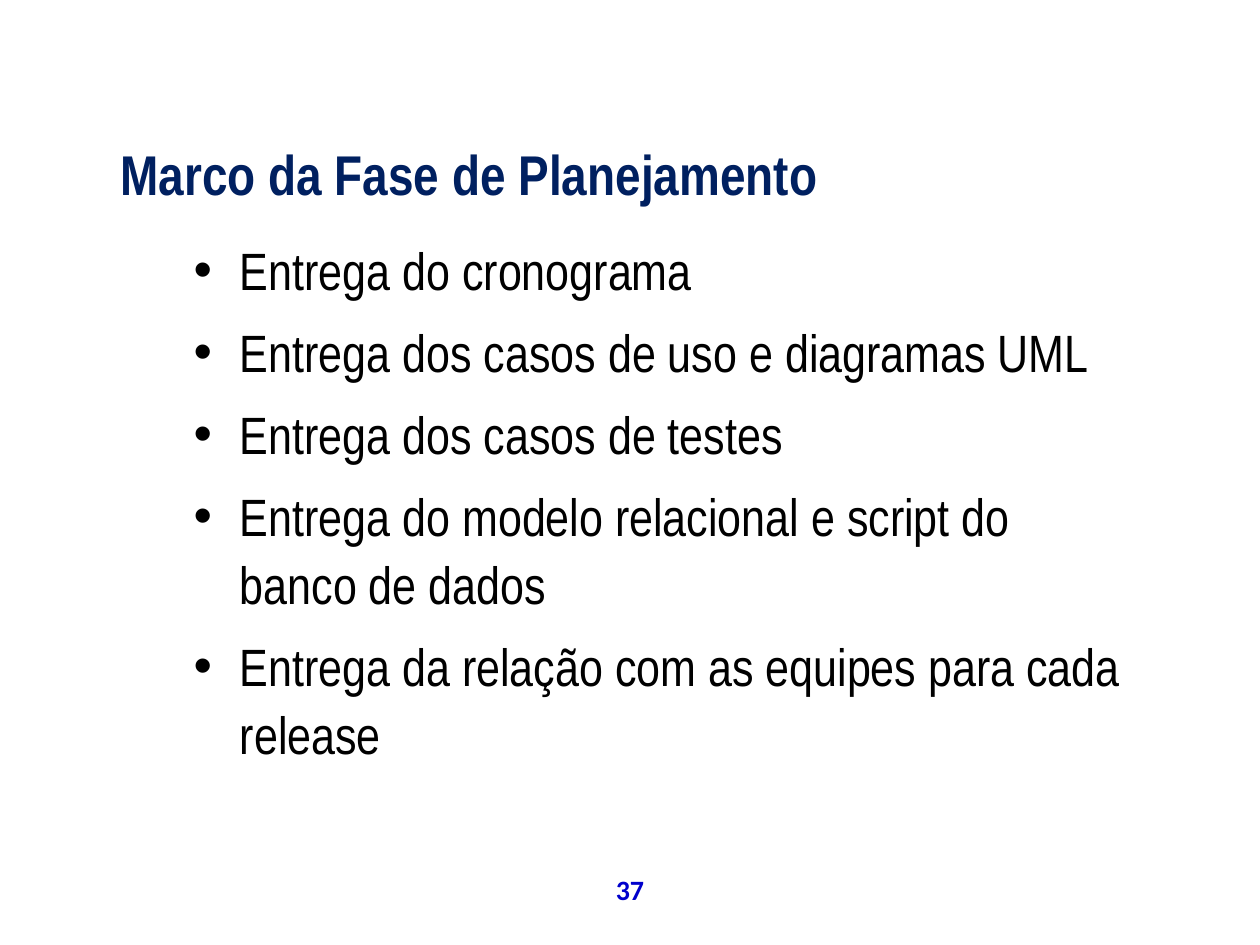
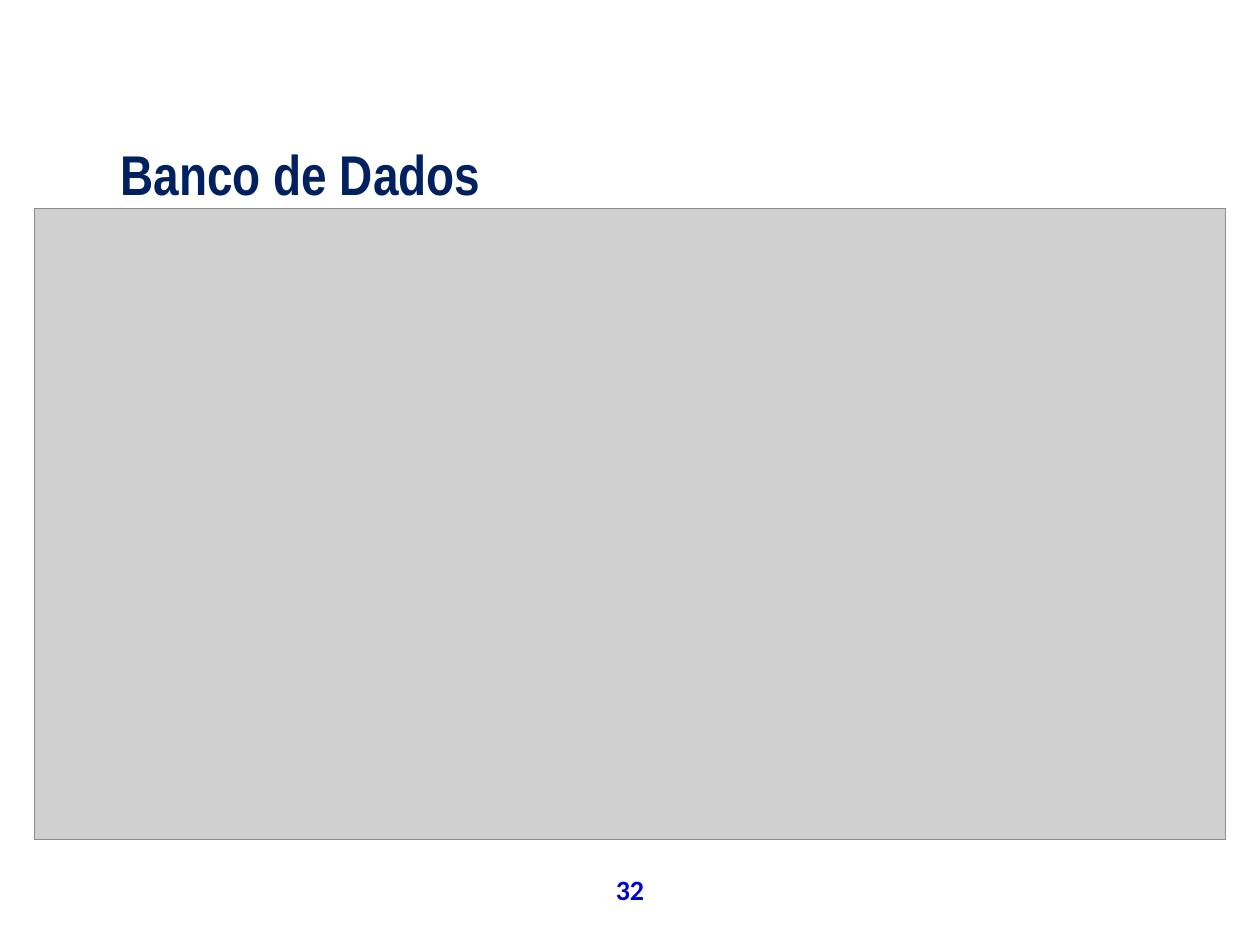
Before and after one commit to theoziran/sislodim, a slide deck: slide 32 of documentos/ProjetoPSA/Apresentação Final.ppt (slide 37 before the commit). Drawn at 1260x945 pixels with LibreOffice and Linux fonts; fonts in the diff are those of the drawing; grey boxes stand for pictures; background and template pictures are left out. Boxes give left, top, right and bottom in pixels: in the first picture for what was removed or moved away, otherwise in the second. Text is boxed around its words. In the diff, an @@ line names an element or a change of style, - is before the commit and + after.

```diff
--- a/documentos/ProjetoPSA/Apresentação Final.ppt
+++ b/documentos/ProjetoPSA/Apresentação Final.ppt
@@ text at box(121, 154, 480, 196): text changed @@
-Marco da Fase de Planejamento
+Banco de Dados
@@ picture added at box(34, 208, 1225, 839) @@
@@ text removed at box(240, 252, 1119, 755) @@
-  • Entrega do cronograma
-  • Entrega dos casos de uso e diagramas UML
-  • Entrega dos casos de testes
-  • Entrega do modelo relacional e script do banco de dados
-  • Entrega da relação com as equipes para cada release
@@ page number at box(616, 881, 644, 900): text changed @@
-37
+32
```
Also in this commit, not shown: 38 other slides changed, 12 slides added, 4 slides removed.
